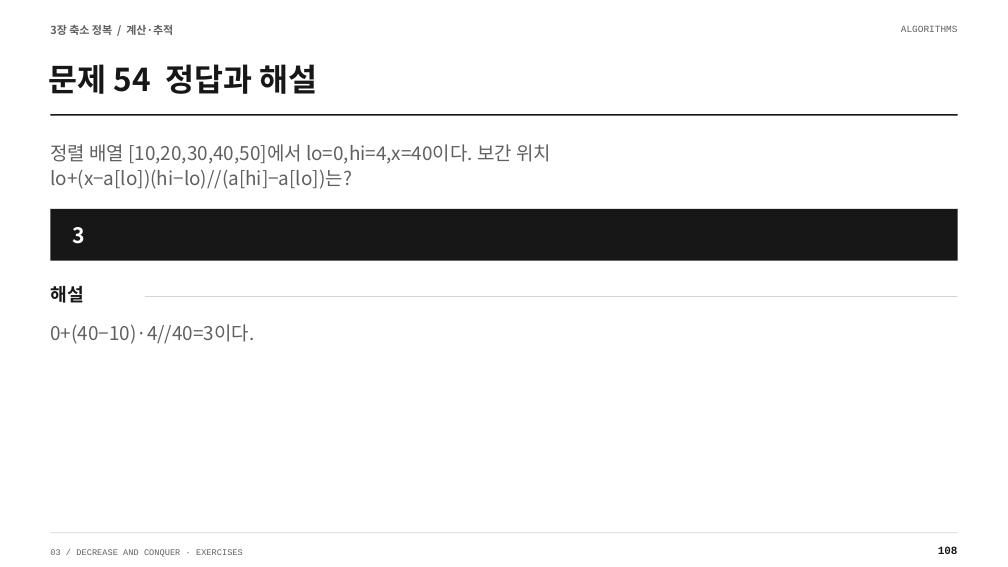
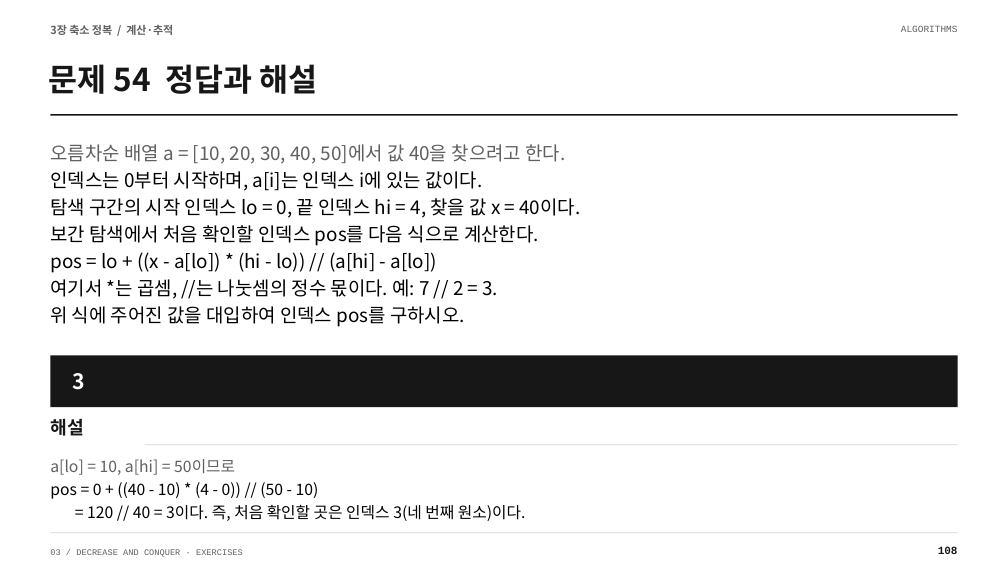
Before and after one commit to Sangdon-Park/Sangdon-Park.github.io, a slide deck: slide 108 of data/알고리즘/3장_연습문제_100문항_수업용.pptx. Drawn at 1008x567 pixels with LibreOffice and Linux fonts; fonts in the diff are those of the drawing. Boxes give left, top, right and bottom in pixels: in the first picture for what was removed or moved away, otherwise in the second. Text is boxed around its words. In the diff, an @@ line names an element or a change of style, - is before the commit and + after.

```diff
--- a/data/알고리즘/3장_연습문제_100문항_수업용.pptx
+++ b/data/알고리즘/3장_연습문제_100문항_수업용.pptx
@@ text at box(50, 144, 581, 327): text changed; text colour #606060 to #000000 @@
-정렬 배열 [10,20,30,40,50]에서 lo=0,hi=4,x=40이다. 보간 위치
-lo+(x−a[lo])(hi−lo)//(a[hi]−a[lo])는?
+오름차순 배열 a = [10, 20, 30, 40, 50]에서 값 40을 찾으려고 한다.
+인덱스는 0부터 시작하며, a[i]는 인덱스 i에 있는 값이다.
+탐색 구간의 시작 인덱스 lo = 0, 끝 인덱스 hi = 4, 찾을 값 x = 40이다.
+보간 탐색에서 처음 확인할 인덱스 pos를 다음 식으로 계산한다.
+pos = lo + ((x - a[lo]) * (hi - lo)) // (a[hi] - a[lo])
+여기서 *는 곱셈, //는 나눗셈의 정수 몫이다. 예: 7 // 2 = 3.
+위 식에 주어진 값을 대입하여 인덱스 pos를 구하시오.
@@ rectangle: place and size @@
-rectangle at box(51, 209, 958, 261)
+rectangle at box(51, 355, 958, 408)
@@ text "3": place and size @@
-text "3" at box(72, 227, 85, 244)
+text "3" at box(72, 373, 85, 390)
@@ text "해설": place and size @@
-text "해설" at box(50, 285, 83, 303)
+text "해설" at box(50, 418, 83, 436)
@@ rectangle: place and size @@
-rectangle at box(145, 296, 958, 297)
+rectangle at box(145, 445, 958, 445)
@@ text at box(50, 459, 526, 521): text changed; size 18 to 15 pt; text colour #606060 to #000000 @@
-0+(40−10)·4//40=3이다.
+a[lo] = 10, a[hi] = 50이므로
+pos = 0 + ((40 - 10) * (4 - 0)) // (50 - 10)
+= 120 // 40 = 3이다. 즉, 처음 확인할 곳은 인덱스 3(네 번째 원소)이다.
```
Also in this commit, not shown: 1 other slide changed.
